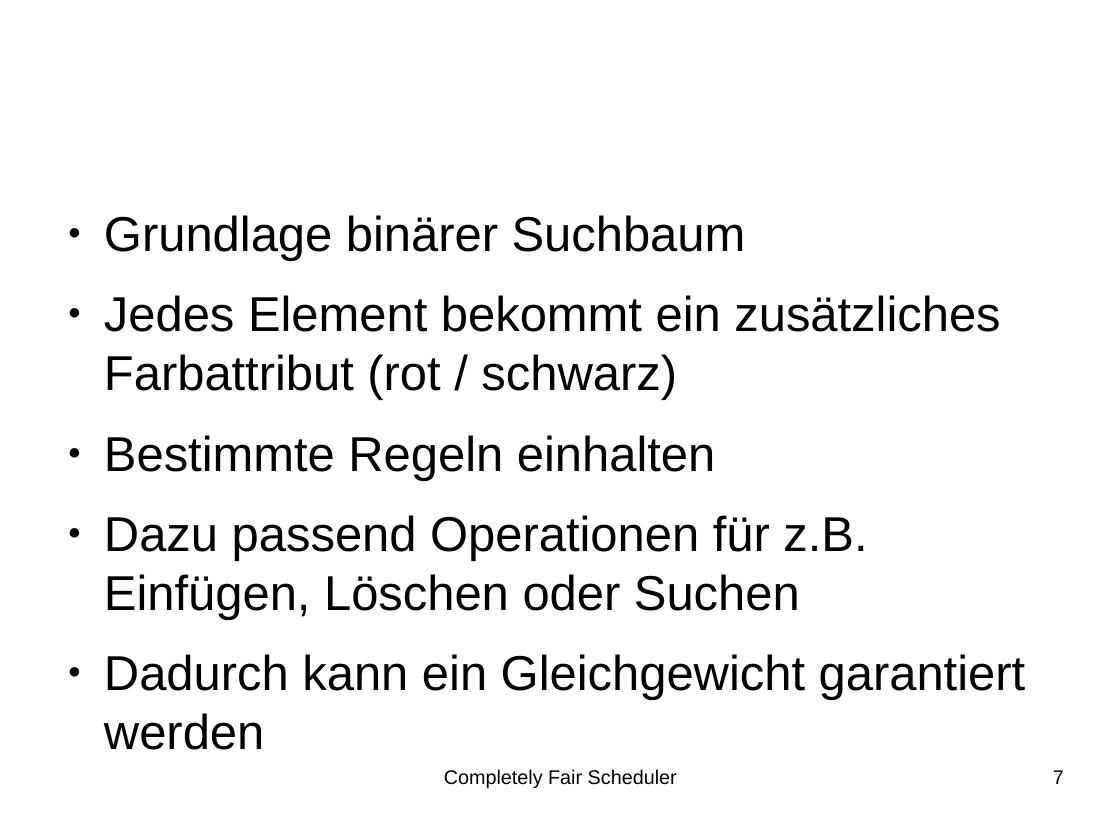
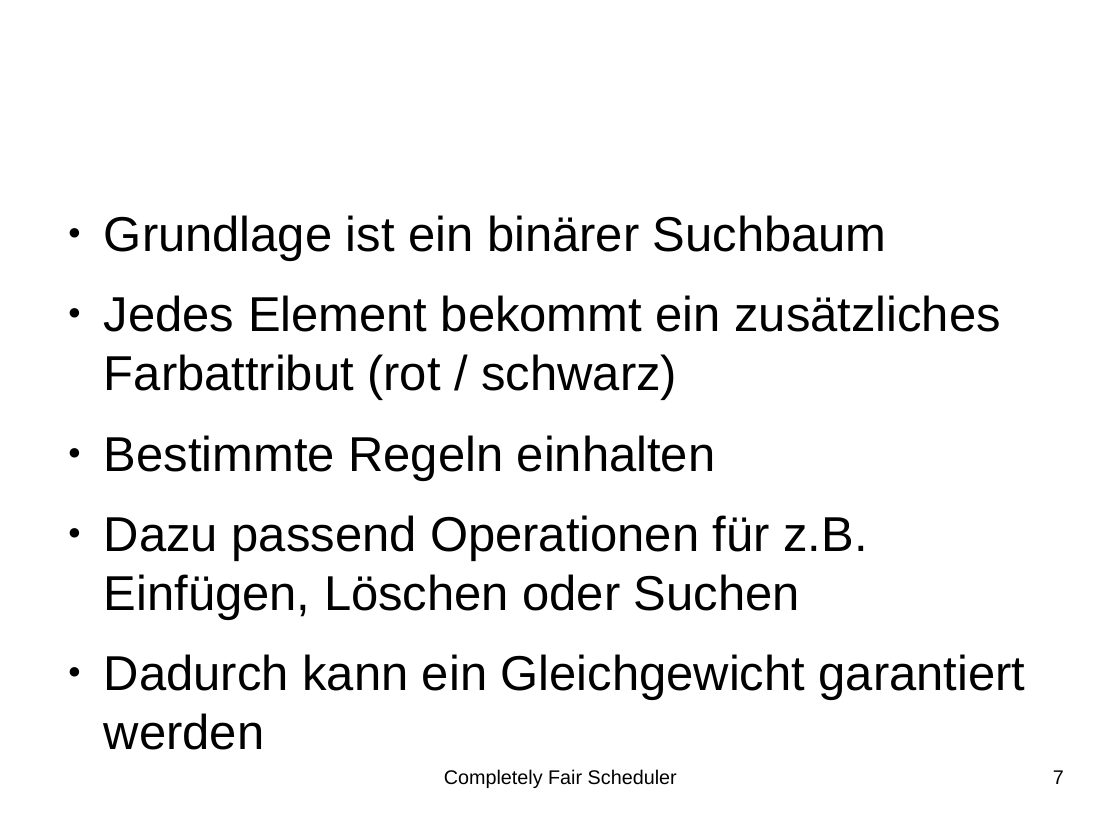
Before and after one commit to SeminararbeitCFS/main, a slide deck: slide 7 of vortrag/vortrag_CFS.odp. Drawn at 1120x840 pixels with LibreOffice and Linux fonts; fonts in the diff are those of the drawing; background and template pictures are left out. Boxes give left, top, right and bottom in pixels: in the first picture for what was removed or moved away, otherwise in the second. Text is boxed around its words. In the diff, an @@ line names an element or a change of style, - is before the commit and + after.

```diff
--- a/vortrag/vortrag_CFS.odp
+++ b/vortrag/vortrag_CFS.odp
@@ text at <box>104,215,887,261</box>: text changed @@
-● Grundlage binärer Suchbaum
+● Grundlage ist ein binärer Suchbaum
```
Also in this commit, not shown: 3 other slides changed.
